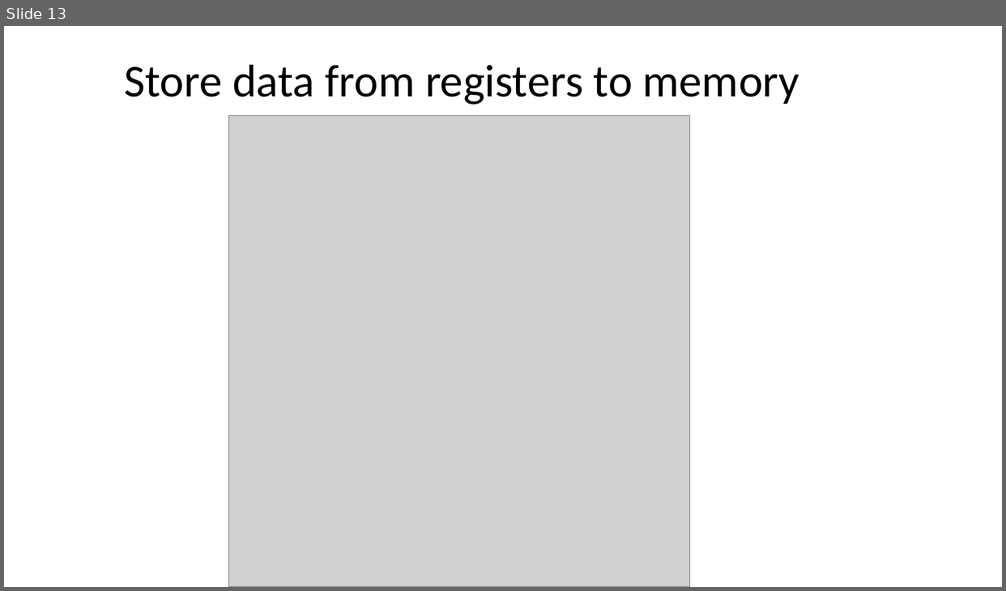
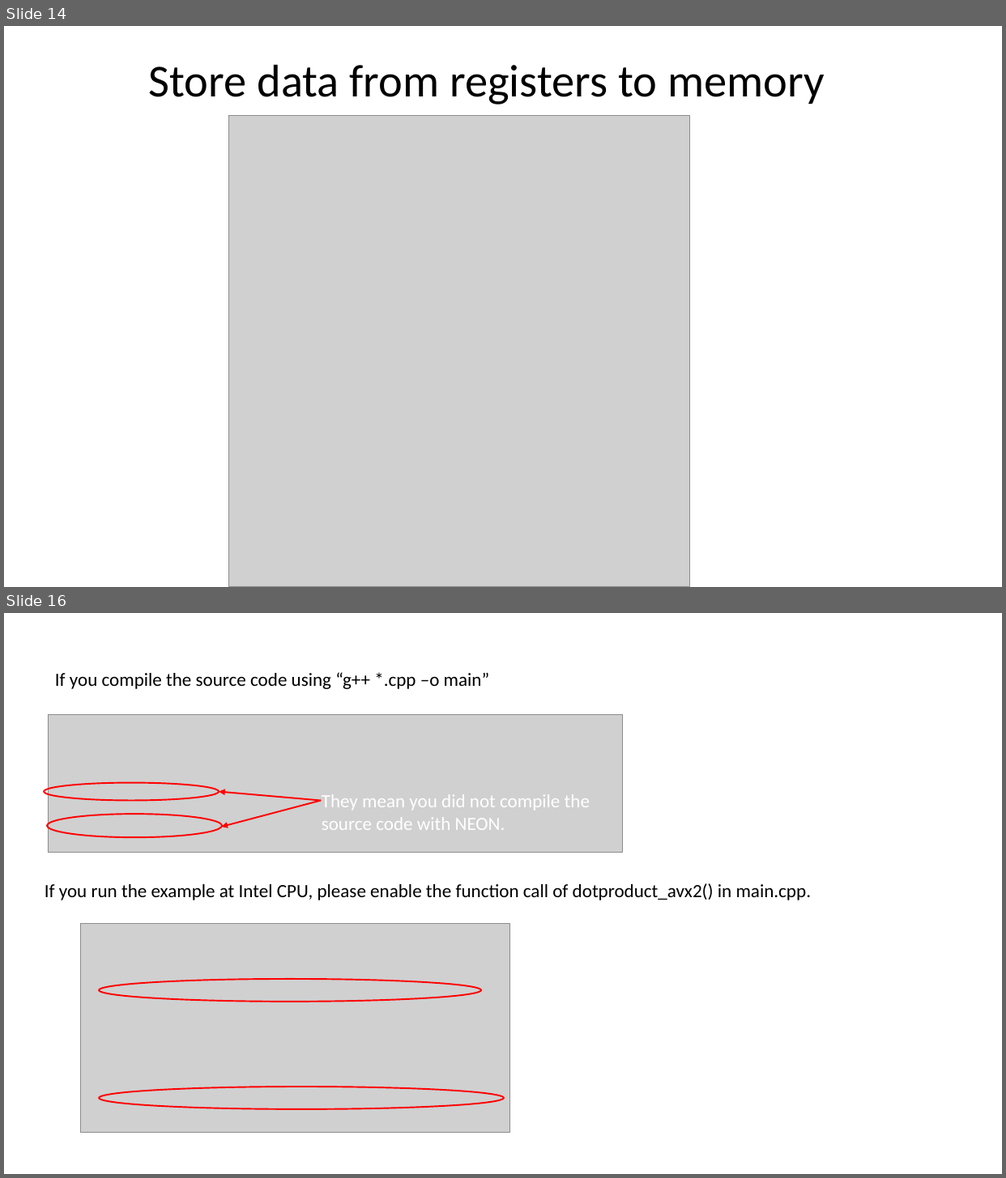
Before and after one commit to ShiqiYu/CPP, a slide deck: week08/Lab08.pptx. Shown one above the other, each under a label of ours: slide 13 before the commit, slides 14 and 16 after it; the slides between them are not shown. The pictures are 1006x591 and 1006x1178 pixels, drawn with LibreOffice and Linux fonts; fonts in the diff are those of the drawing; grey boxes stand for pictures; background and template pictures are left out. Boxes give left, top, right and bottom in pixels: in the first picture for what was removed or moved away, otherwise in the second. Text is boxed around its words. In the diff, an @@ line names an element or a change of style, - is before the commit and + after.

```diff
--- a/week08/Lab08.pptx
+++ b/week08/Lab08.pptx
@@ slide 16 added at box(4, 613, 1002, 1174), background #FFFFFF @@
@@ text added at box(55, 672, 490, 689), 18 pt, text #000000 @@
+If you compile the source code using “g++ *.cpp –o main”
@@ picture added at box(49, 715, 622, 853) @@
@@ group added at box(44, 783, 590, 837): 2 ellipses, 2 arrows, 1 text @@
+They mean you did not compile the
+source code with NEON.
@@ text added at box(44, 884, 812, 901), 18 pt, text #000000 @@
+If you run the example at Intel CPU, please enable the function call of dotproduct_avx2() in main.cpp.
@@ picture added at box(80, 924, 510, 1132) @@
@@ ellipse added at box(99, 979, 482, 1002), outline #FF0000 1.5 pt @@
@@ ellipse added at box(99, 1087, 504, 1110), outline #FF0000 1.5 pt @@
@@ what was slide 13 is now slide 14 @@
@@ slide 14 changed as well @@
@@ title "Store data from registers to ...": place and size @@
-title "Store data from registers to ..." at box(124, 64, 799, 105)
+title "Store data from registers to ..." at box(149, 64, 824, 105)
```
Also in this commit, not shown: 12 other slides changed, 10 other slides added, 1 other file.
